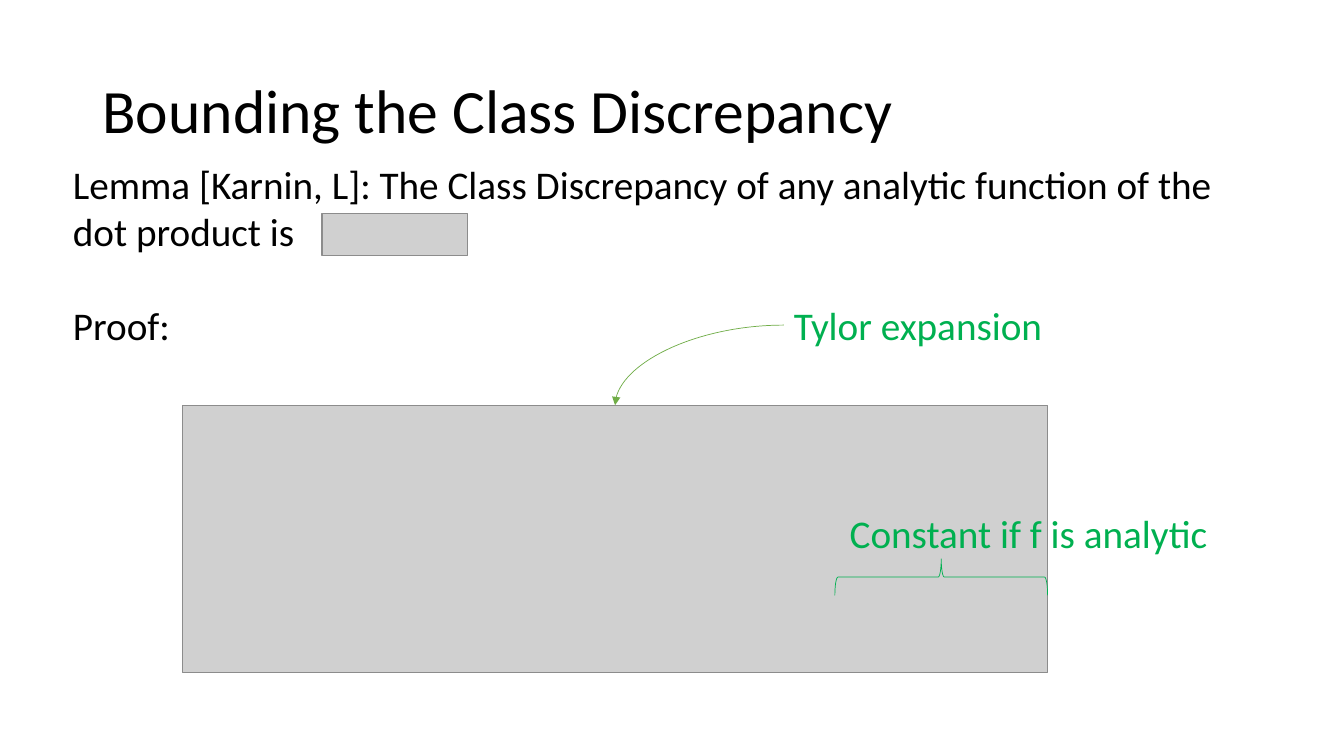
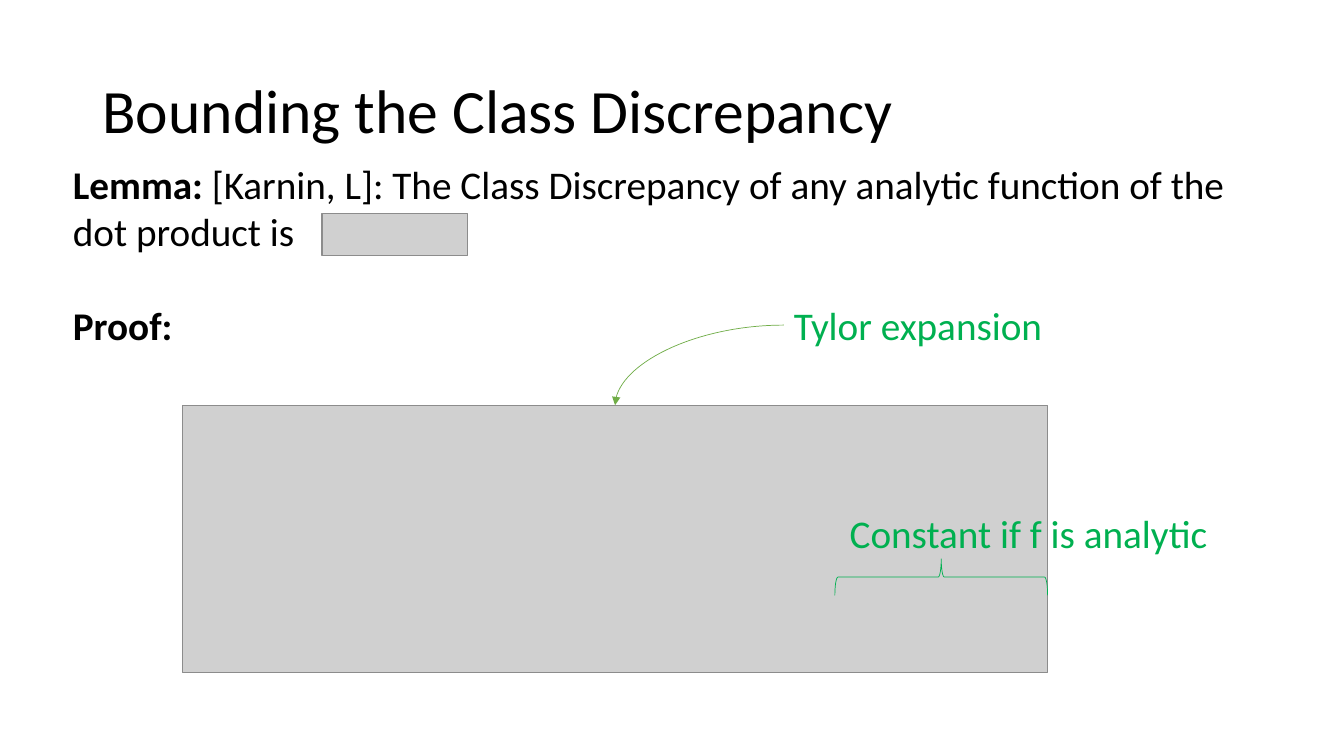
Before and after one commit to zkarnin/density_sketch, a slide deck: slide 19 of presentation.pptx. Drawn at 1344x756 pixels with LibreOffice and Linux fonts; fonts in the diff are those of the drawing; grey boxes stand for pictures. Boxes give left, top, right and bottom in pixels: in the first picture for what was removed or moved away, otherwise in the second. Text is boxed around its words. In the diff, an @@ line names an element or a change of style, - is before the commit and + after.

```diff
--- a/presentation.pptx
+++ b/presentation.pptx
@@ text at [73, 170, 1224, 206]: text changed @@
-Lemma [Karnin, L]: The Class Discrepancy of any analytic function of the
+Lemma: [Karnin, L]: The Class Discrepancy of any analytic function of the
@@ text at [73, 312, 173, 341]: bold on in "Proof:" @@
```
Also in this commit, not shown: 10 other slides changed, 2 slides added, 1 slide removed.
